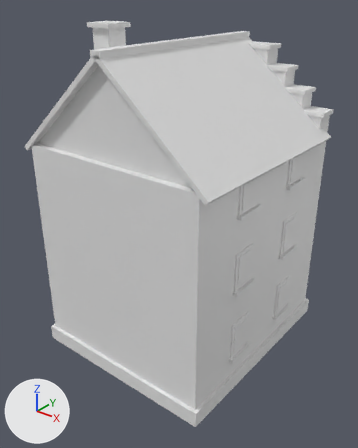
Before and after pictures for a commit that changed the glTF model assets/models/ce_gabled_townhouse.glb.
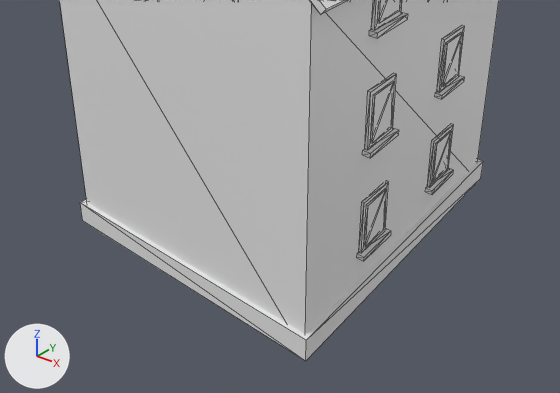
There are two pictures of each version: one whole from a 50 mm lens placed at (4.48, -5.78, 5.54), pointed at (0.02, -0.2, 2.08), one close up on the part from 0% to 100% of the width and 44% to 100% of the height. Lighting does not change. The marker at lower left points along +X, +Y and +Z. The older version's two pictures come first. The close-ups show mesh edges as thin lines. Where no turn or scale is listed for an object, it has been applied to the vertices. Vertices at exactly the same position are counted once.

In view in the first close-up: 'Ce_gabled_townhouse'.
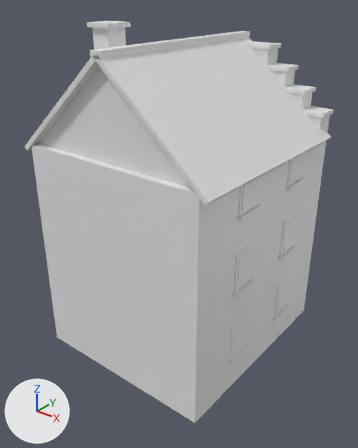
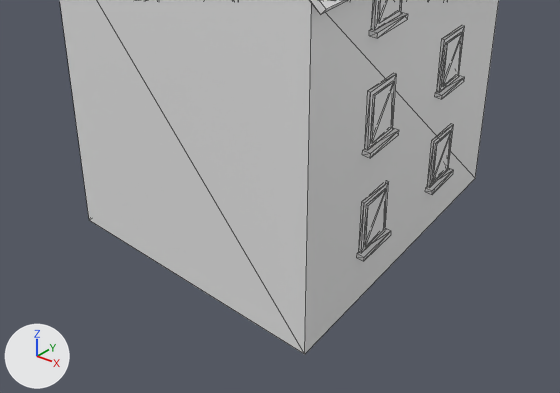
What changed in the scene script:
```text
Change me_ce_gabled_townhouse:
    used by ob_ce_gabled_townhouse; location = (0.0, 0.0, 0.0)
    remove me_ce_gabled_townhouse.from_pydata(...)  # 596 vertices, 896 faces; spans x -1.64..1.64, y -1.75..1.9, z -0.01..5.08
    add me_ce_gabled_townhouse.from_pydata(...)  # 588 vertices, 884 faces; spans x -1.64..1.64, y -1.72..1.9, z 0.0..5.08
    me_ce_gabled_townhouse part 1: the loose piece of 8 vertices spanning x -1.55..1.55, y -1.75..1.75, z -0.01..0.25 is deleted
```

What differs and where, as boxes [x1, y1, x2, y2] in the close-ups (560 x 393 px):
'Ce_gabled_townhouse', reshaped: before [60, 0, 499, 361]; after [60, 0, 499, 354]
part 1 of me_ce_gabled_townhouse, deleted: before [80, 159, 483, 361]
